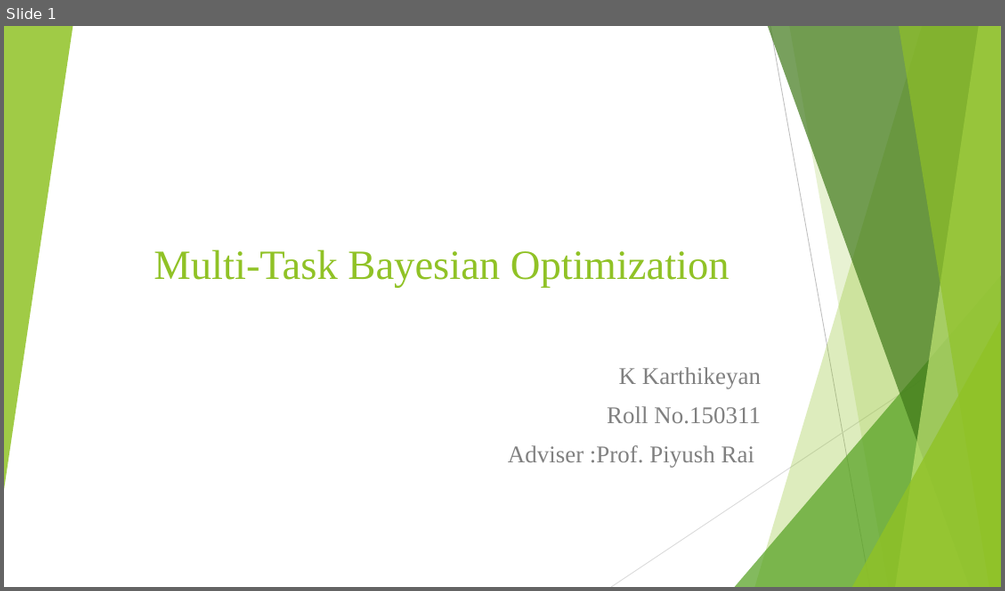
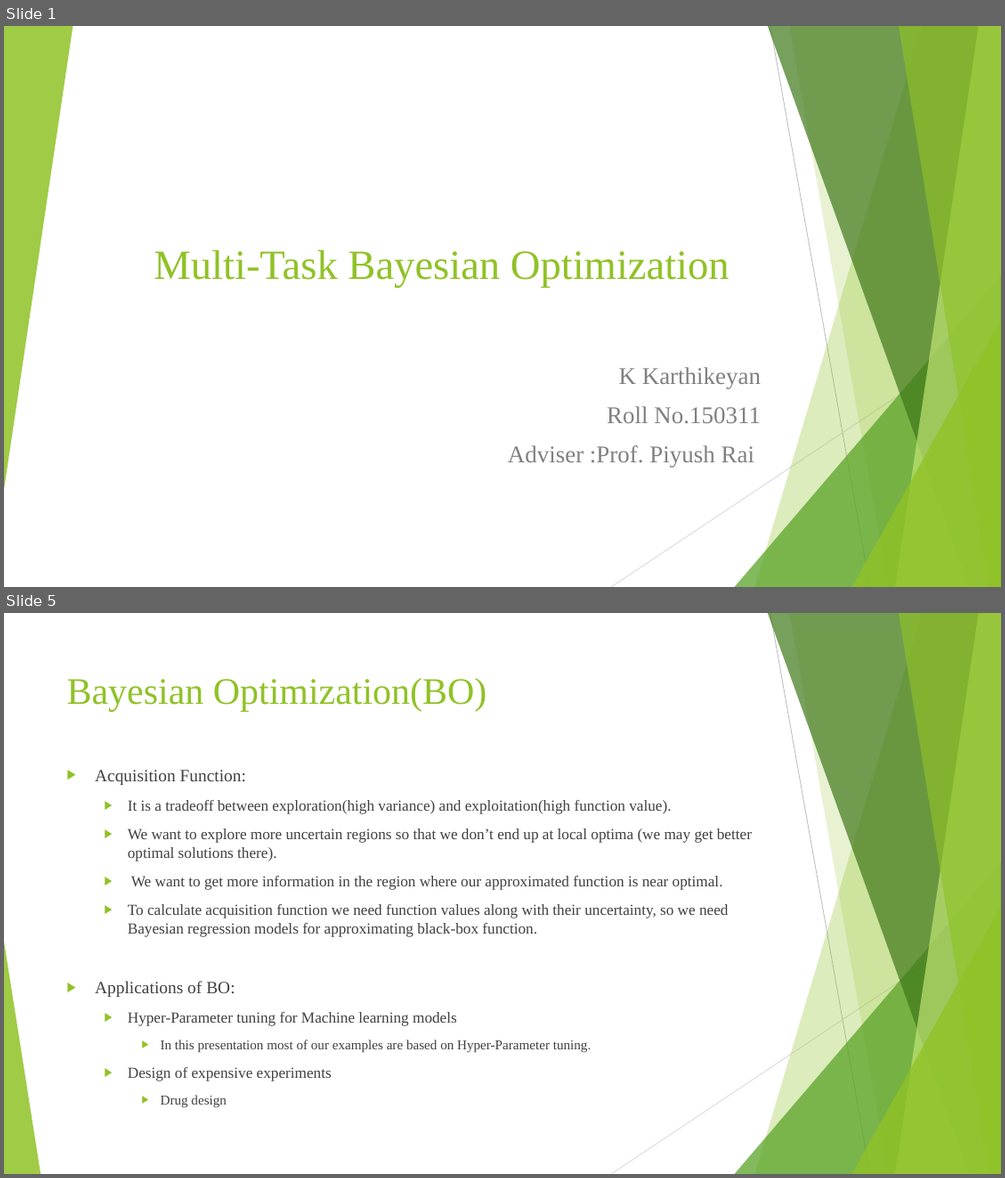
Before and after one commit to keyank/UGP, a slide deck: Presentation.pptx. Shown one above the other, each under a label of ours: slide 1 before the commit, slides 1 and 5 after it; the slides between them are not shown. The pictures are 1005x591 and 1005x1178 pixels, drawn with LibreOffice and Linux fonts; fonts in the diff are those of the drawing. Boxes give left, top, right and bottom in pixels: in the first picture for what was removed or moved away, otherwise in the second. Text is boxed around its words. In the diff, an @@ line names an element or a change of style, - is before the commit and + after.

```diff
--- a/Presentation.pptx
+++ b/Presentation.pptx
@@ slide 5 added at (x1=4, y1=613, x2=1001, y2=1174), background #FFFFFF; not listed: 9 template elements that a slide beside it also shows @@
@@ title added at (x1=67, y1=678, x2=487, y2=711), 36 pt, text #90C226 @@
+Bayesian Optimization(BO)
@@ text added at (x1=95, y1=770, x2=752, y2=1108), 14.8 pt, text #404040 @@
+▶ Acquisition Function:
+  ▶ It is a tradeoff between exploration(high variance) and exploitation(high function value).
+  ▶ We want to explore more uncertain regions so that we don’t end up at local optima (we may get better optimal solutions there).
+  ▶ We want to get more information in the region where our approximated function is near optimal.
+  ▶ To calculate acquisition function we need function values along with their uncertainty, so we need Bayesian regression models for approximating black-box function.
+▶ Applications of BO:
+  ▶ Hyper-Parameter tuning for Machine learning models
+    ▶ In this presentation most of our examples are based on Hyper-Parameter tuning.
+  ▶ Design of expensive experiments
+    ▶ Drug design
@@ triangle added at (x1=4, y1=941, x2=40, y2=1174), fill #90C226 at 85% opacity @@
```
Also in this commit, not shown: 16 other slides added.
